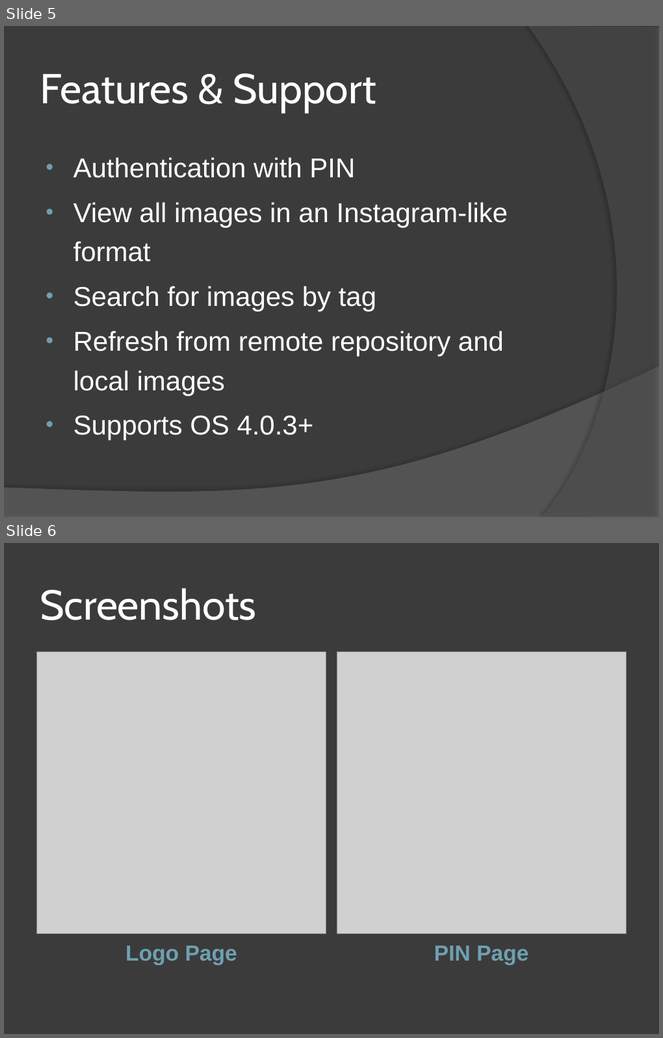
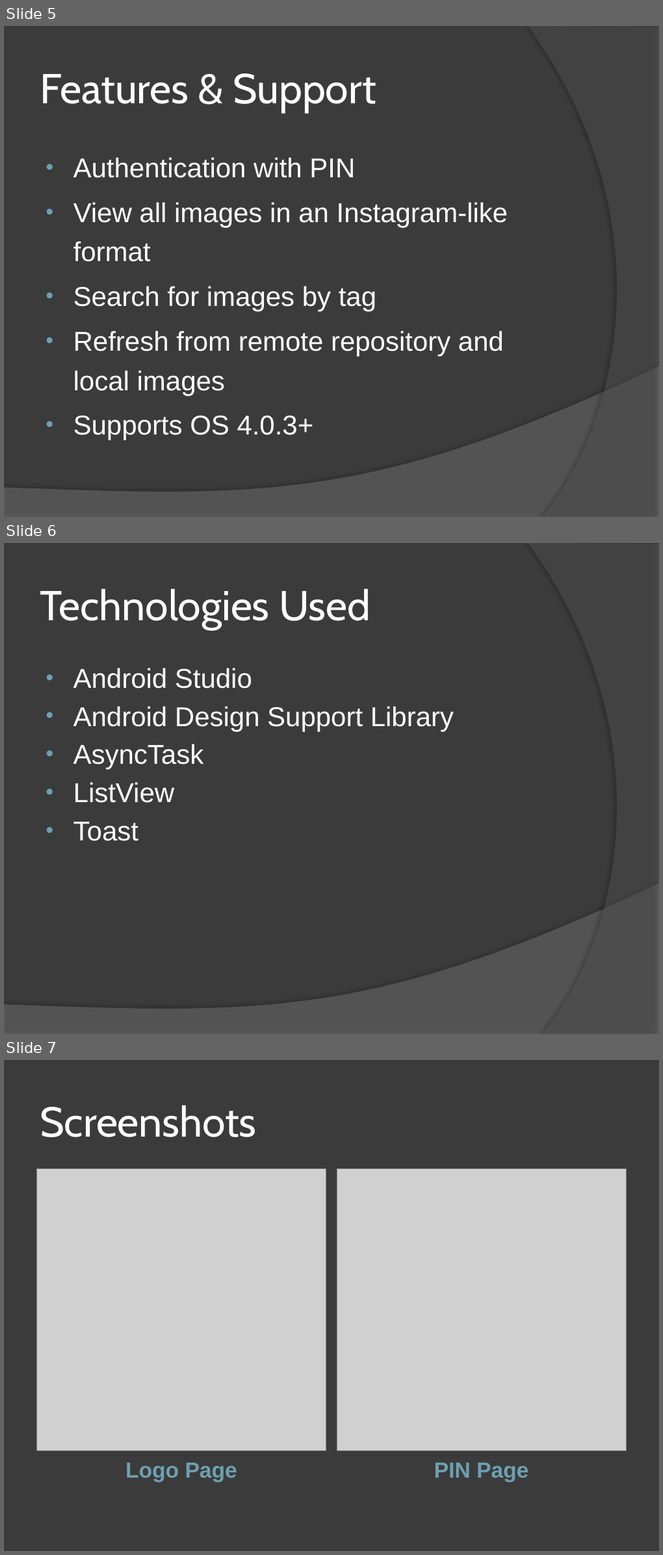
Before and after one commit to paceuniversity/CS6392015team3, a slide deck: Presentation.pptx. Shown one above the other, each under a label of ours: slides 5 and 6 before the commit, slides 5, 6 and 7 after it. The pictures are 663x1038 and 663x1555 pixels, drawn with LibreOffice and Linux fonts; fonts in the diff are those of the drawing; grey boxes stand for pictures. Boxes give left, top, right and bottom in pixels: in the first picture for what was removed or moved away, otherwise in the second. Text is boxed around its words. In the diff, an @@ line names an element or a change of style, - is before the commit and + after.

Commit message:
updated presentation with one slide

```diff
--- a/Presentation.pptx
+++ b/Presentation.pptx
@@ slide 6 added at bbox=[4, 543, 659, 1034], background #3B3B3B; not listed: 2 template elements that a slide beside it also shows @@
@@ title added at bbox=[40, 589, 371, 629], 46 pt, text #FFFFFF @@
+Technologies Used
@@ text added at bbox=[74, 668, 454, 841], 30 pt, text #FFFFFF @@
+• Android Studio
+• Android Design Support Library
+• AsyncTask
+• ListView
+• Toast
@@ what was slide 6 is now slide 7 @@
```
